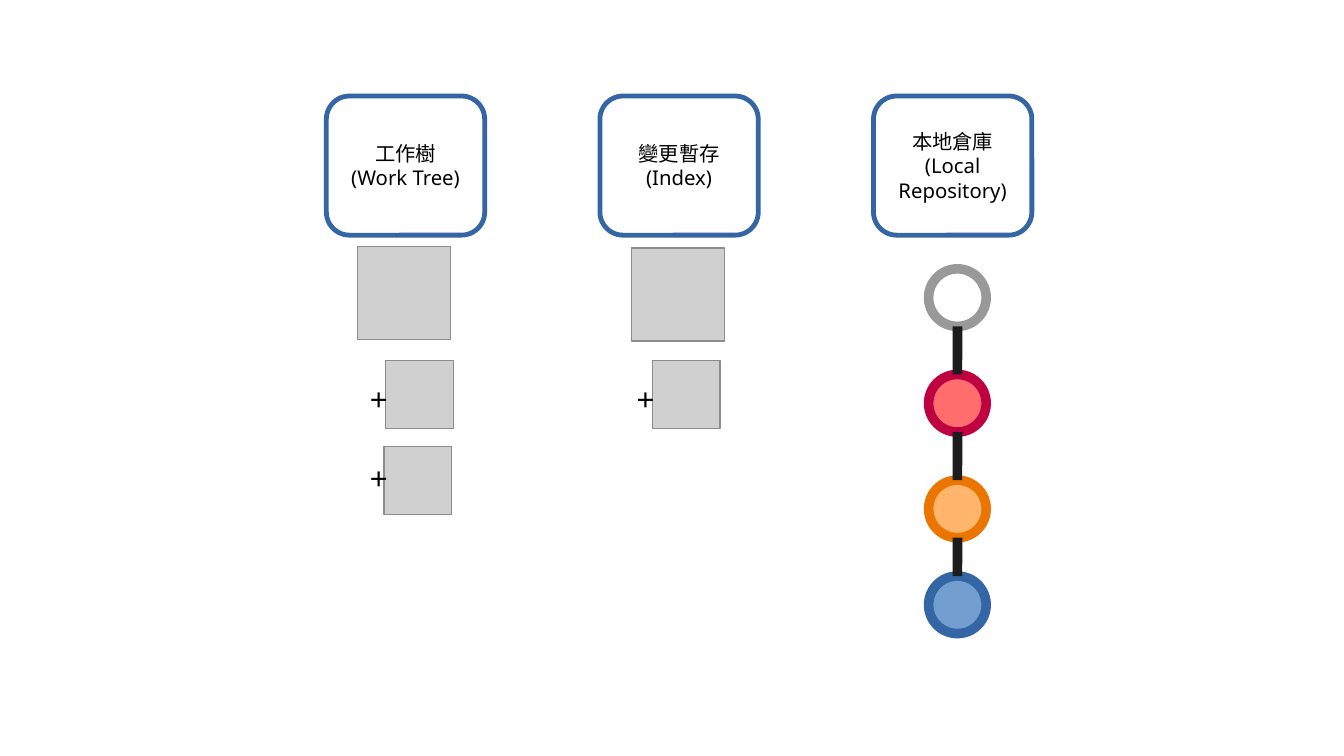
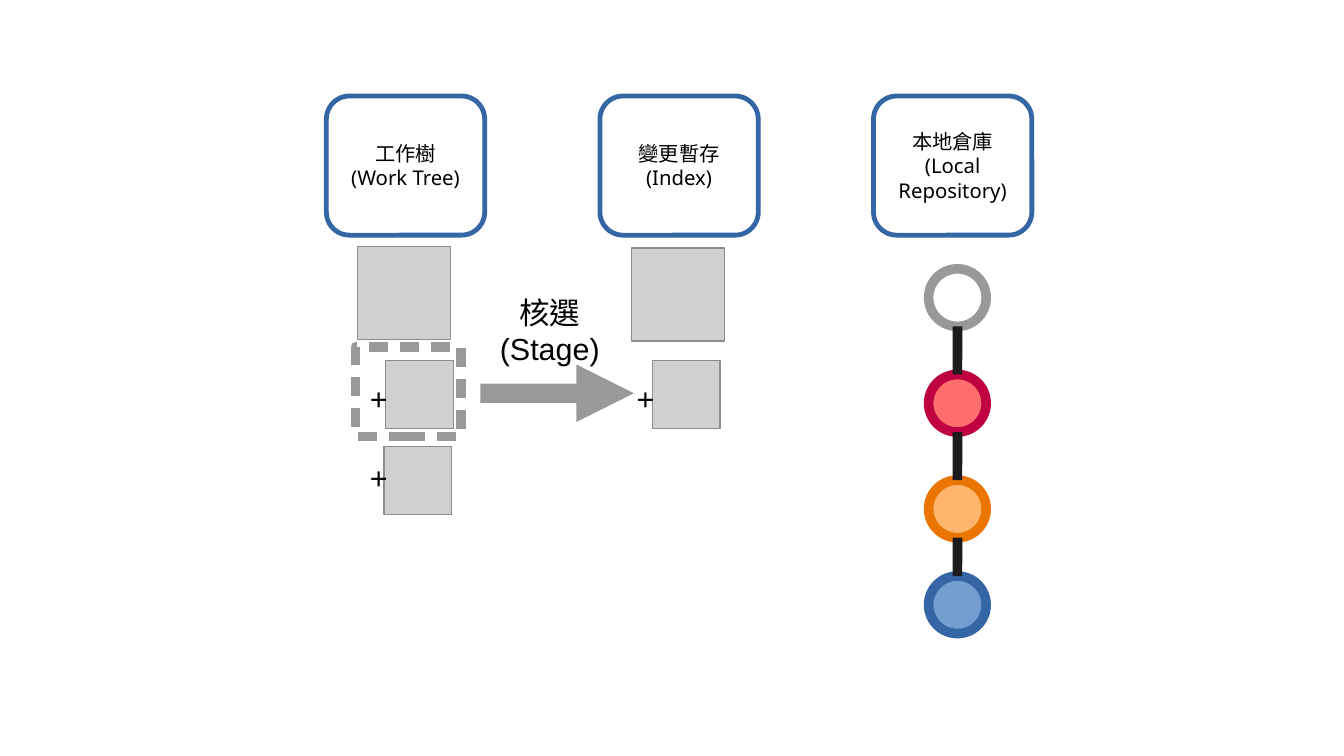
Before and after one commit to lonelyshore/intergitive, a slide deck: slide 8 of drawings/common/commit-files-separately.odp. Drawn at 1344x756 pixels with LibreOffice and Linux fonts; fonts in the diff are those of the drawing; grey boxes stand for pictures. Boxes give left, top, right and bottom in pixels: in the first picture for what was removed or moved away, otherwise in the second. Text is boxed around its words. In the diff, an @@ line names an element or a change of style, - is before the commit and + after.

```diff
--- a/drawings/common/commit-files-separately.odp
+++ b/drawings/common/commit-files-separately.odp
@@ text added at [500, 298, 600, 366], 18 pt, text #000000 @@
+核選
+(Stage)
@@ rectangle added at [356, 348, 462, 437], outline #999999 5.67 pt @@
@@ arrow added from (481, 394) to (634, 394), #999999 11.34 pt @@
```
Also in this commit, not shown: 3 other files.
